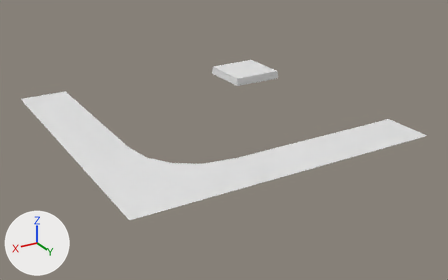
One commit to the FBX model Source/Roads/RoadExports/SideTurnNewMid.FBX: the scene before it, then after it.
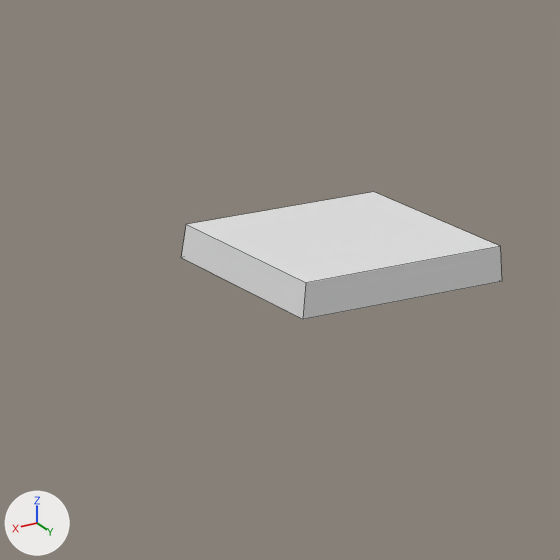
There are two pictures of each version: one whole from a camera (50 mm lens) standing at (9.63, 17.06, 7.51) and looking at (-0.31, 0.49, -0.77), one close up on the part from 39% to 65% of the width and 7% to 48% of the height. Lighting does not change. The marker at lower left points along +X, +Y and +Z. The close-ups show mesh edges as thin lines. Where no turn or scale is listed for an object, it has been applied to the vertices.

The first close-up shows 'TurnSideWalk'.
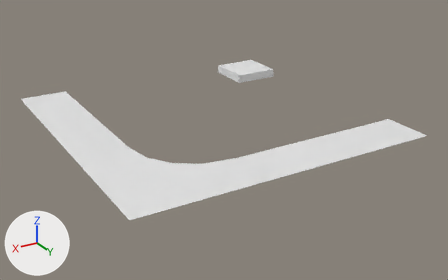
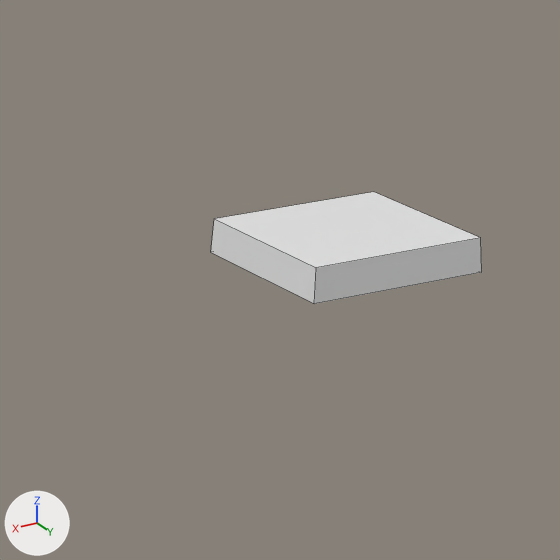
Boxes [x1, y1, x2, y2] around the edits, measured in the close-ups (560 x 560 px):
'TurnSideWalk', reshaped: before [181, 192, 502, 319]; after [211, 192, 482, 304]

The change, as a diff of the scene's bpy script:
```diff
--- a/Source/Roads/RoadExports/SideTurnNewMid.FBX.py
+++ b/Source/Roads/RoadExports/SideTurnNewMid.FBX.py
@@ me_mesh @@
 me_mesh.from_pydata(...)  # 32 vertices, 18 faces; spans x -5.0..5.0, y -5.0..5.0, z -0.3..0.0
 # used by ob_turnsidewalk; location = (0.0, 0.0, 0.0)
-me_mesh.vertices[25].co = (-3.0, -5.0, -0.3)  # pixel (181, 257)
-me_mesh.vertices[26].co = (-5.0, -3.0, -0.3)  # pixel (502, 281)
-me_mesh.vertices[27].co = (-3.0, -3.0, -0.3)  # pixel (303, 319)
-me_mesh.vertices[28].co = (-5.0, -3.04, 0.0)  # pixel (500, 246)
-me_mesh.vertices[30].co = (-3.04, -4.98, 0.0)  # pixel (186, 224)
-me_mesh.vertices[31].co = (-3.04, -3.02, 0.0)  # pixel (306, 282)
+# me_mesh part 1
+me_mesh.vertices[25].co = (-3.3, -5.0, -0.3)  # pixel (210, 252)
+me_mesh.vertices[26].co = (-5.0, -3.3, -0.3)  # pixel (481, 272)
+me_mesh.vertices[27].co = (-3.3, -3.3, -0.3)  # pixel (314, 303)
+me_mesh.vertices[28].co = (-5.0, -3.33, 0.0)  # pixel (480, 237)
+me_mesh.vertices[30].co = (-3.33, -5.0, 0.0)  # pixel (214, 218)
+me_mesh.vertices[31].co = (-3.33, -3.33, 0.0)  # pixel (316, 267)
```
